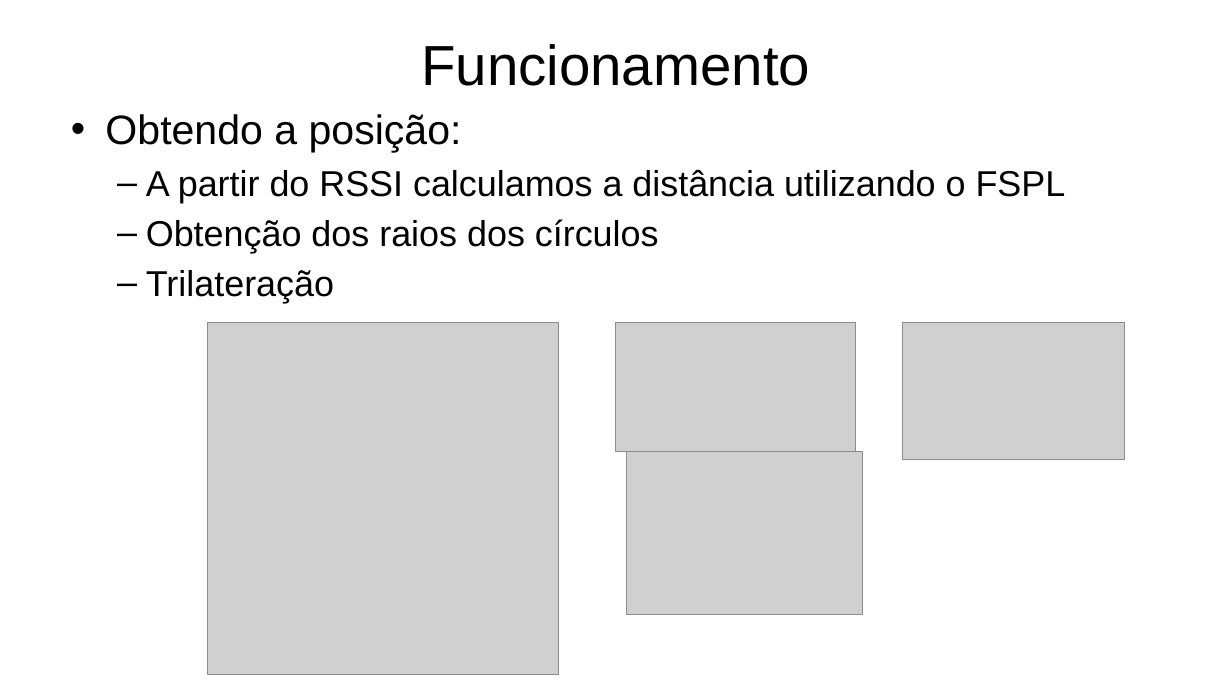
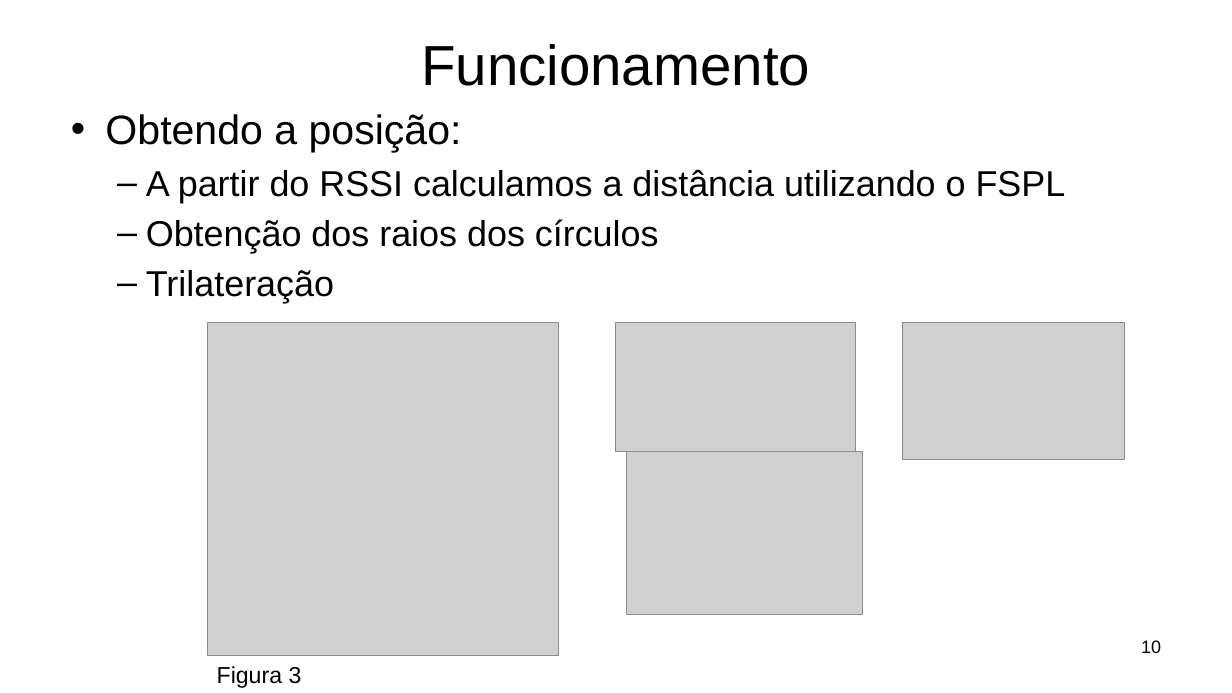
Before and after one commit to Guigajks/PI-VIII, a slide deck: slide 10 of Documentação/Apresentação Projeto PID.pptx. Drawn at 1232x693 pixels with LibreOffice and Linux fonts; fonts in the diff are those of the drawing; grey boxes stand for pictures; background and template pictures are left out. Boxes give left, top, right and bottom in pixels: in the first picture for what was removed or moved away, otherwise in the second. Text is boxed around its words. In the diff, an @@ line names an element or a change of style, - is before the commit and + after.

```diff
--- a/Documentação/Apresentação Projeto PID.pptx
+++ b/Documentação/Apresentação Projeto PID.pptx
@@ picture: place and size @@
-picture at <box>208,323,559,675</box>
+picture at <box>208,323,559,656</box>
@@ page number added at <box>1141,640,1161,653</box>, 14 pt, text #000000 @@
+10
@@ text added at <box>217,666,302,688</box>, 18 pt, text #000000 @@
+Figura 3
```
Also in this commit, not shown: 11 other slides changed, 7 slides added, 6 other files.
